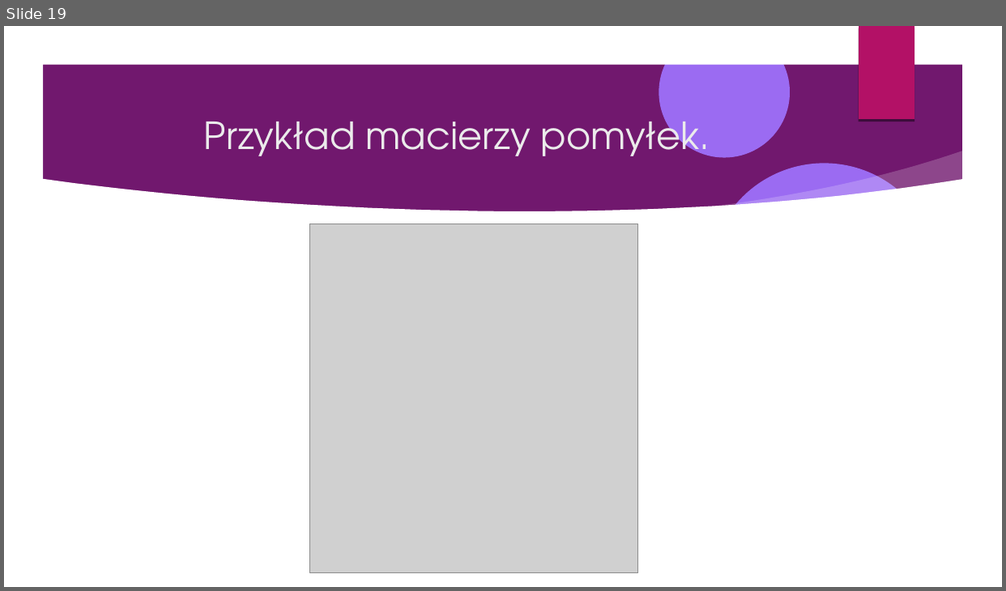
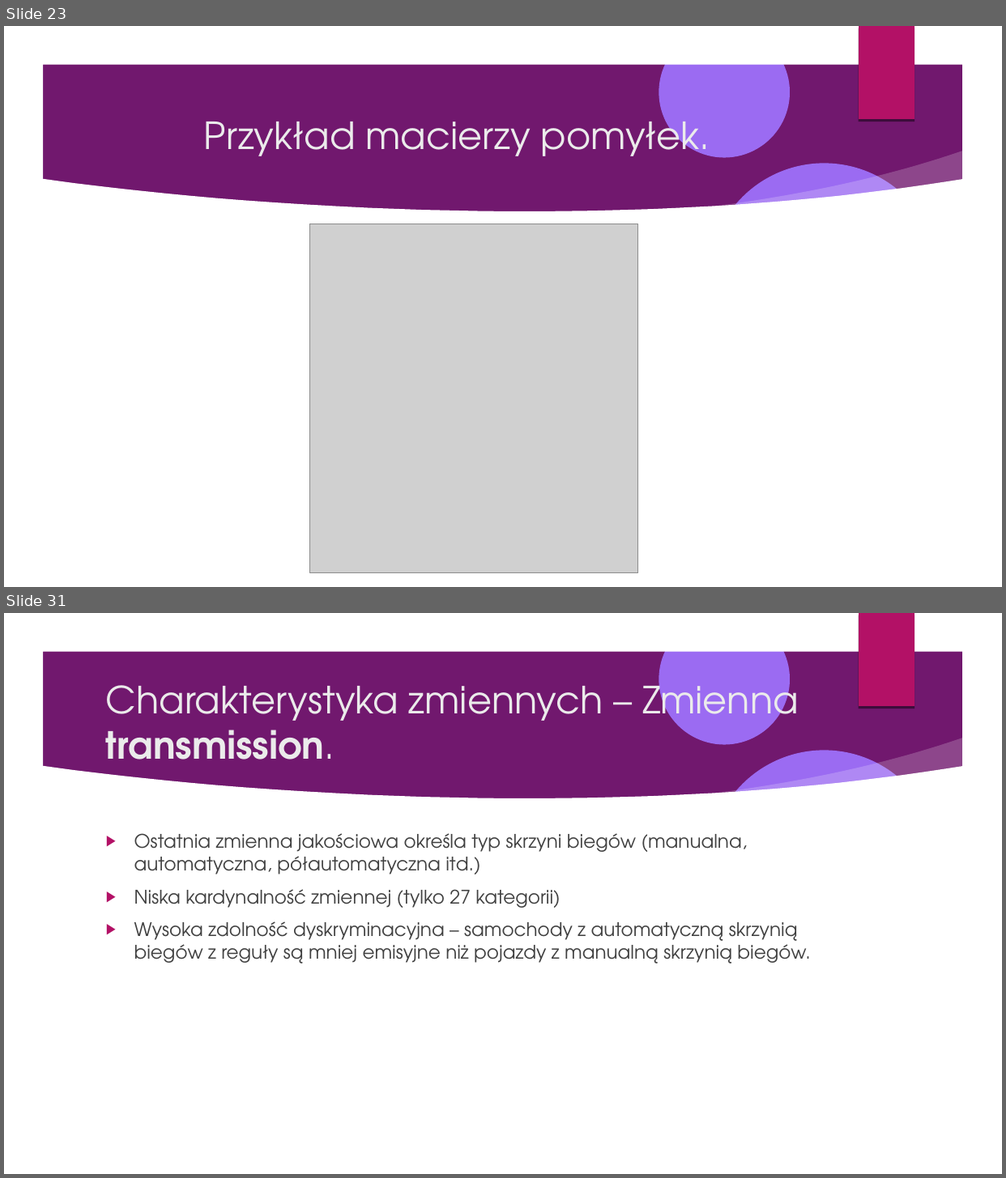
Before and after one commit to Pawel-Tomasz-Nowak/Scientific-collaboration, a slide deck: EmissionAnalysis/Prezentacja projektu.odp. Shown one above the other, each under a label of ours: slide 19 before the commit, slides 23 and 31 after it; the slides between them are not shown. The pictures are 1006x591 and 1006x1178 pixels, drawn with LibreOffice and Linux fonts; fonts in the diff are those of the drawing; grey boxes stand for pictures; background and template pictures are left out. Boxes give left, top, right and bottom in pixels: in the first picture for what was removed or moved away, otherwise in the second. Text is boxed around its words. In the diff, an @@ line names an element or a change of style, - is before the commit and + after.

```diff
--- a/EmissionAnalysis/Prezentacja projektu.odp
+++ b/EmissionAnalysis/Prezentacja projektu.odp
@@ slide 31 added at box(4, 613, 1002, 1174), background picture (left out); not listed: 9 template elements that a slide beside it also shows @@
@@ title added at box(106, 675, 799, 760), 36 pt, text #EBEBEB @@
+Charakterystyka zmiennych – Zmienna transmission.
@@ text added at box(134, 833, 810, 964), 18 pt, text #404040 @@
+▶ Ostatnia zmienna jakościowa określa typ skrzyni biegów (manualna, automatyczna, półautomatyczna itd.)
+▶ Niska kardynalność zmiennej (tylko 27 kategorii)
+▶ Wysoka zdolność dyskryminacyjna – samochody z automatyczną skrzynią biegów z reguły są mniej emisyjne niż pojazdy z manualną skrzynią biegów.
@@ what was slide 19 is now slide 23 @@
```
Also in this commit, not shown: 1 slide changed, 28 other slides added, 3 other files.
